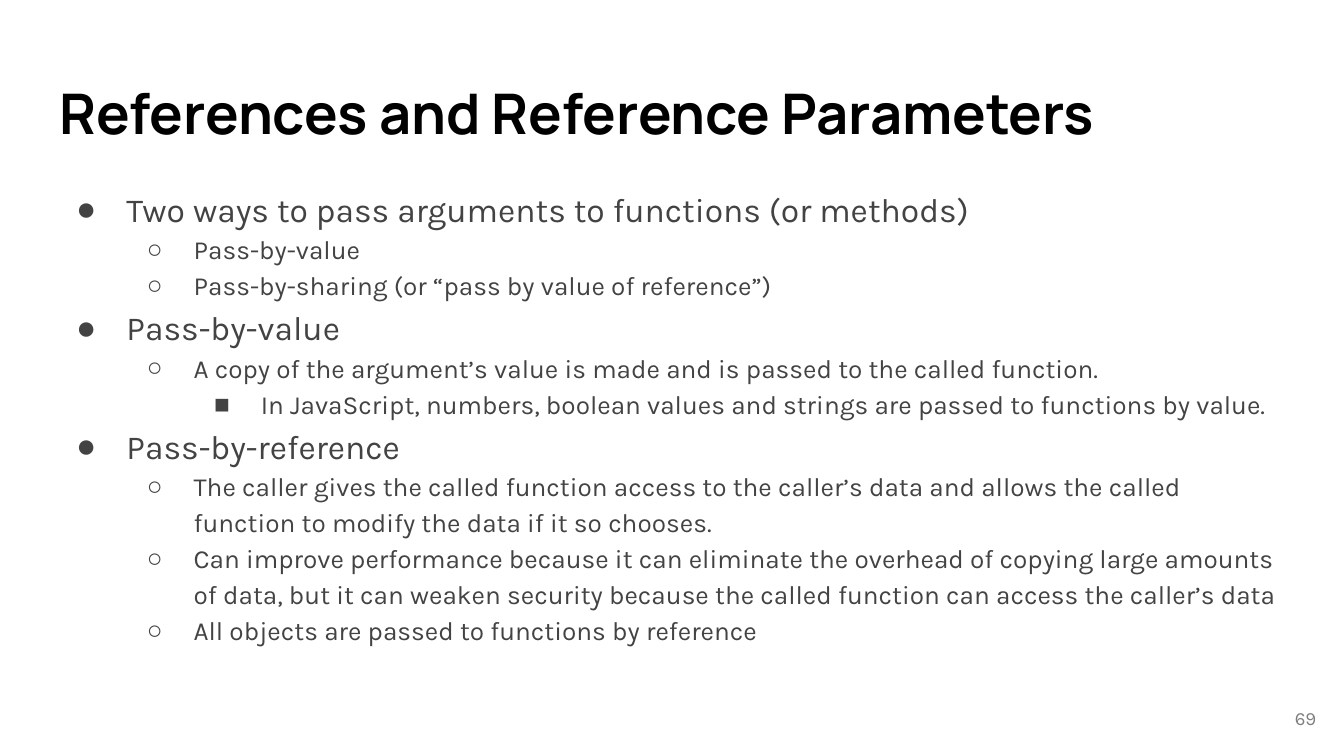
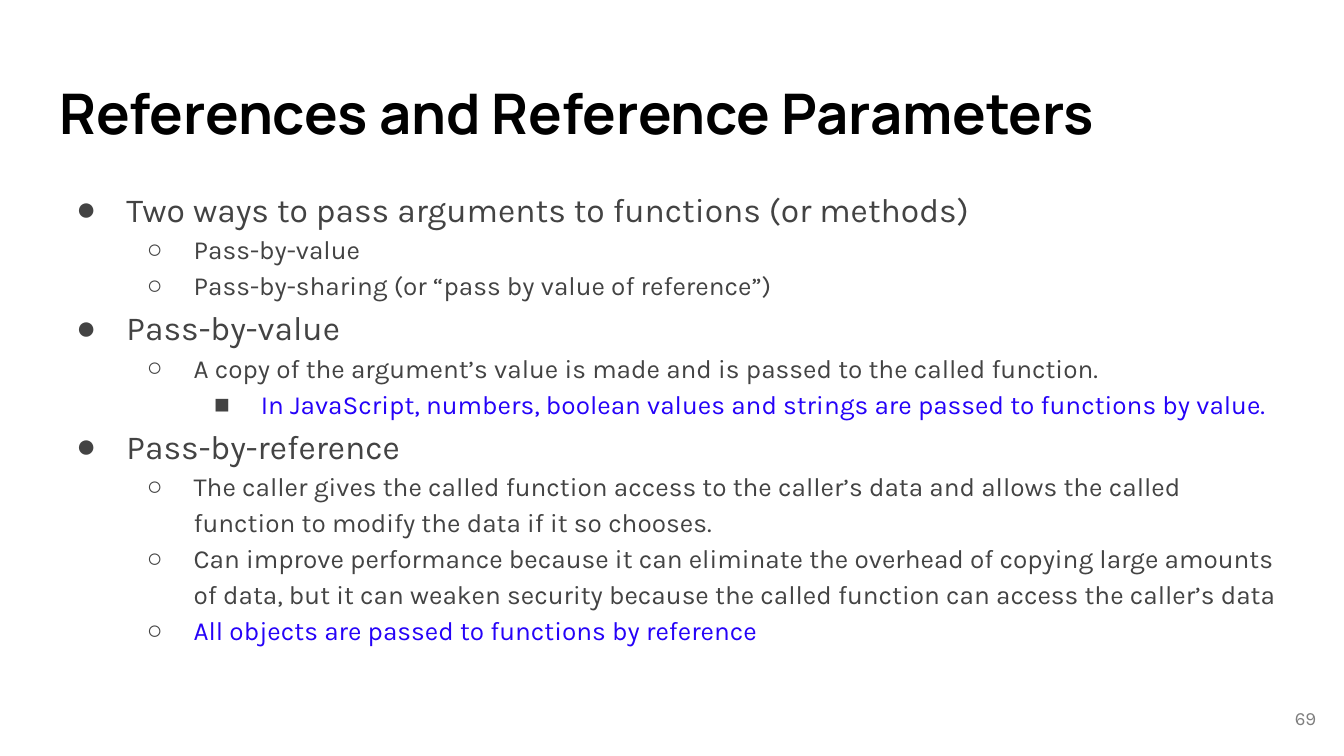
Before and after one commit to lancwyy/WebDev, a slide deck: slide 69 of Lecture_Materials/05-1-Javascript Basics.pptx. Drawn at 1344x756 pixels with LibreOffice and Linux fonts; fonts in the diff are those of the drawing. Boxes give left, top, right and bottom in pixels: in the first picture for what was removed or moved away, otherwise in the second. Text is boxed around its words. In the diff, an @@ line names an element or a change of style, - is before the commit and + after.

```diff
--- a/Lecture_Materials/05-1-Javascript Basics.pptx
+++ b/Lecture_Materials/05-1-Javascript Basics.pptx
@@ text at (194,396,1265,647): text colour #434343 to #2502F8 in "In JavaScript, numbers, boolean values and strings ...", "All objects are passed to functions by ..." @@
```
Also in this commit, not shown: 15 other slides changed.
